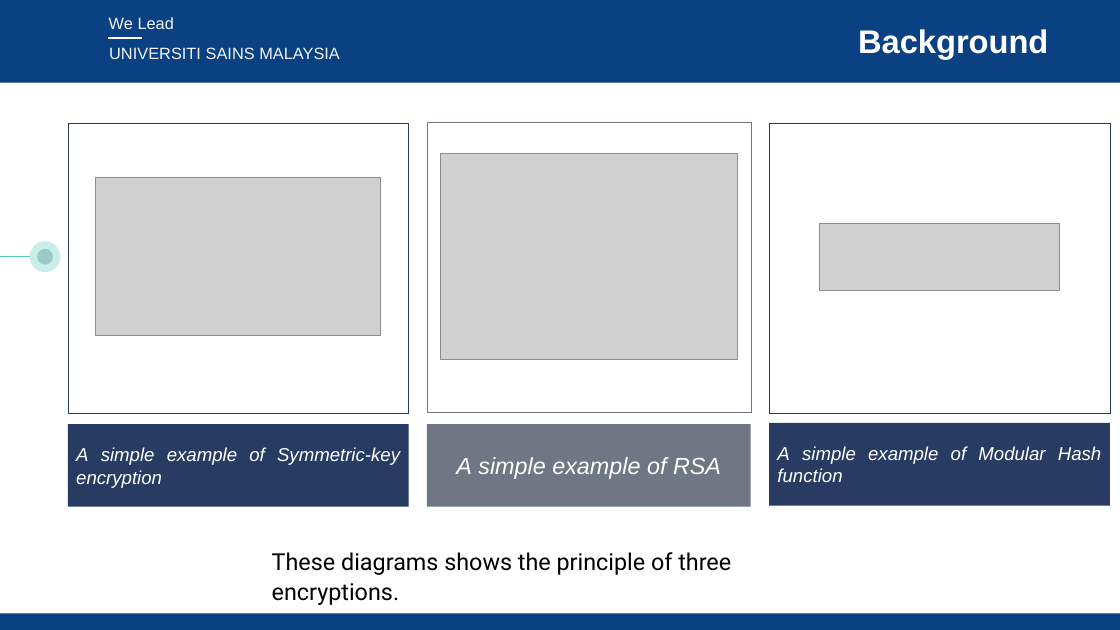
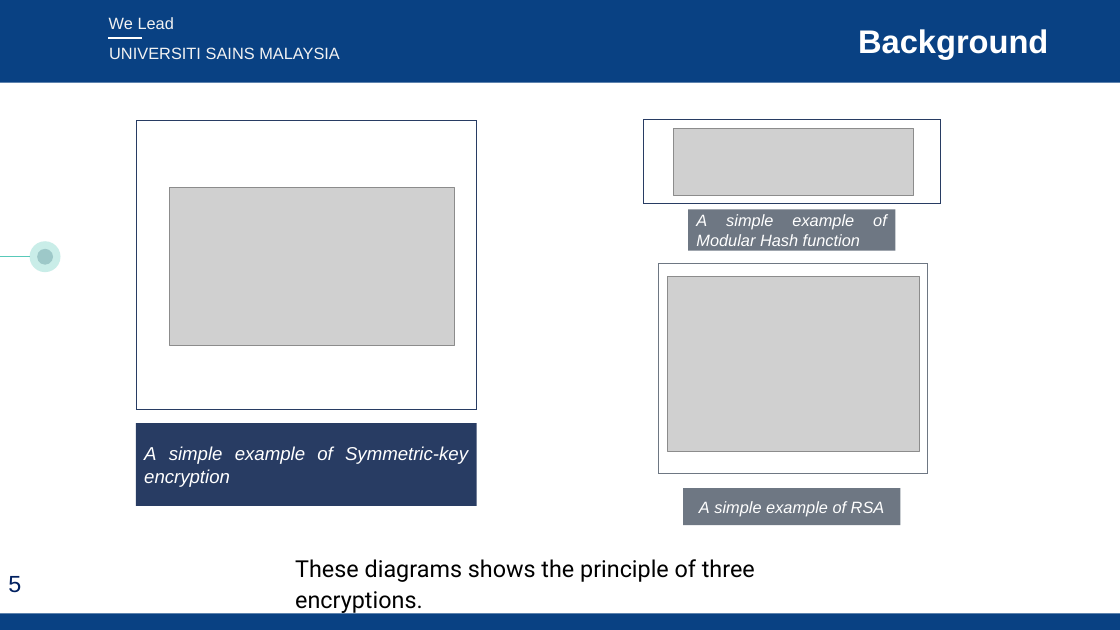
Before and after one commit to liyu0x/boomerang-KATAN, a slide deck: slide 5 of material/report.pptx. Drawn at 1120x630 pixels with LibreOffice and Linux fonts; fonts in the diff are those of the drawing; grey boxes stand for pictures; background and template pictures are left out. Boxes give left, top, right and bottom in pixels: in the first picture for what was removed or moved away, otherwise in the second. Text is boxed around its words. In the diff, an @@ line names an element or a change of style, - is before the commit and + after.

```diff
--- a/material/report.pptx
+++ b/material/report.pptx
@@ rectangle: place and size @@
-rectangle at (770,124,1111,413)
+rectangle at (644,119,940,203)
@@ rectangle: place and size @@
-rectangle at (68,124,409,413)
+rectangle at (136,120,477,410)
@@ picture: place and size @@
-picture at (819,223,1060,291)
+picture at (674,129,914,196)
@@ picture: place and size @@
-picture at (96,178,381,336)
+picture at (170,188,455,346)
@@ rectangle "A simple example of Modular ...": place and size @@
-rectangle "A simple example of Modular ..." at (770,423,1111,505)
+rectangle "A simple example of Modular ..." at (688,209,896,250)
@@ rectangle "A simple example of Modular ..." at (688,209,896,250): size 16 to 14 pt; fill #283C63 to #6E7783 @@
@@ rectangle: place and size @@
-rectangle at (427,123,750,413)
+rectangle at (658,263,927,474)
@@ picture: place and size @@
-picture at (440,154,738,360)
+picture at (667,276,919,452)
@@ rectangle "A simple example of Symmetric-key ...": place and size @@
-rectangle "A simple example of Symmetric-key ..." at (68,424,409,507)
+rectangle "A simple example of Symmetric-key ..." at (136,423,477,506)
@@ rectangle "A simple example of RSA": place and size @@
-rectangle "A simple example of RSA" at (427,424,750,507)
+rectangle "A simple example of RSA" at (683,488,901,525)
@@ rectangle "A simple example of RSA" at (683,488,901,525): size 20 to 14 pt @@
@@ text "These diagrams shows the principle ...": place and size @@
-text "These diagrams shows the principle ..." at (272,552,731,605)
+text "These diagrams shows the principle ..." at (295,559,755,614)
@@ page number added at (8,576,21,593), 20 pt, text #002060 @@
+5
```
Also in this commit, not shown: 16 other slides changed, 1 slide removed.
